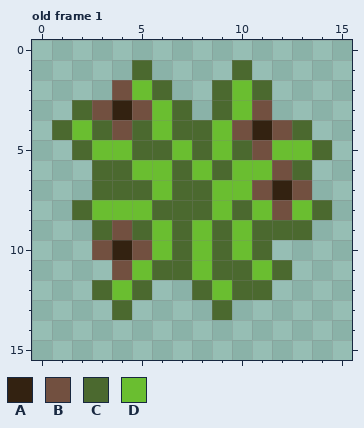
Edited in one commit: pixel-art file (assets/town/coconut-tree.aseprite). Above is the file before it was changed.
16x16 pixels, 1 frame. Shown: old frame 1. The commit also changed other frames, which this record leaves out.
Visible layers, top first: "Layer 2", "Layer 1".
Palette (. is transparent): A #332211  B #725040  C #4b692f  D #6abe30
Pixels before, old frame 1, first column x 1:
 1 ....C....C....
 2 ...BDC..CDC...
 3 .CBABDC.CDB...
 4 CDCBCDCCDBABC.
 5 .CDDCCDCDCBDDC
 6 ..CCDDCDCDDBC.
 7 ..CCCDCCDDBAB.
 8 .CDDDCCCDCDBDC
 9 ..CBCDCDCDCCC.
10 ..BABDCDCDC...
11 ...BDCCDCCDC..
12 ..CDC..CDCC...
13 ...C....C.....
The same view after the edit:
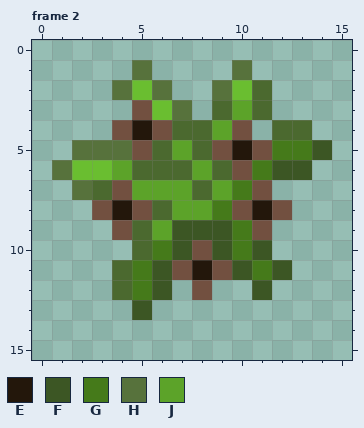
Colours new in this view: E #23170b  F #3c5624  G #457a1a  H #57723c  J #5ca329
A new or re-ordered frame is compared with the old frame closest to it.
Changes in this commit:
frames 1 -> 2
Changed rows in their new state; - is an unchanged pixel.
Frame 2 is new; against old frame 1, layers "coconuts", "branches":
first column x 1:
 1 ----H----H----
 2 ---H-H--H-----
 3 -...--H--JC---
 4 ...-EB--J-.C--
 5 -HHHB-J-BE-GGF
 6 HDDJCC-J-BGFF-
 7 -H-BJJJ-JG-..-
 8 -.BEB-JJGBE-..
 9 --.--JFFFGB..-
10 --..CGFBFGF---
11 ---CGFBEBFGF--
12 --.CGF-B..F---
13 ---.F---.-----
